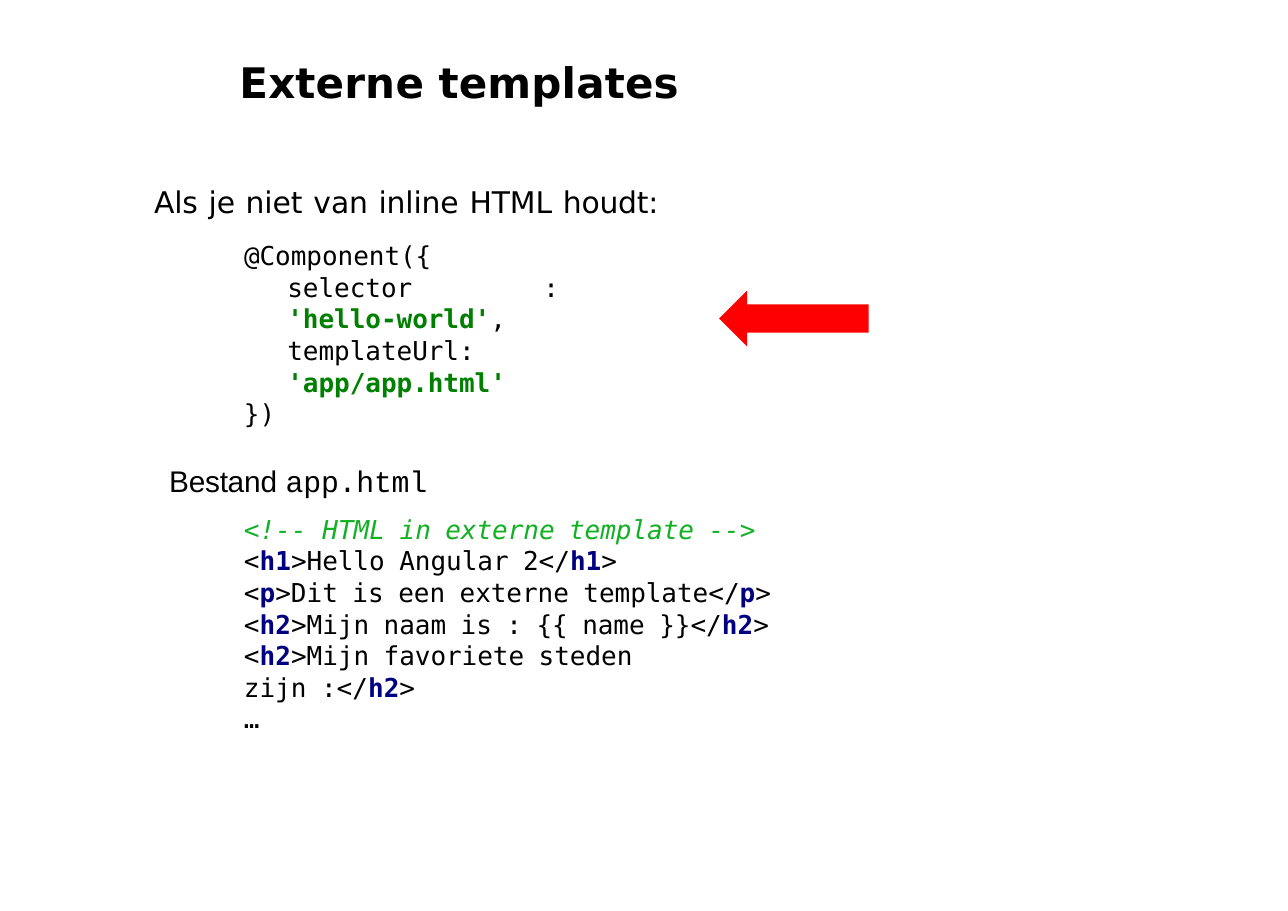
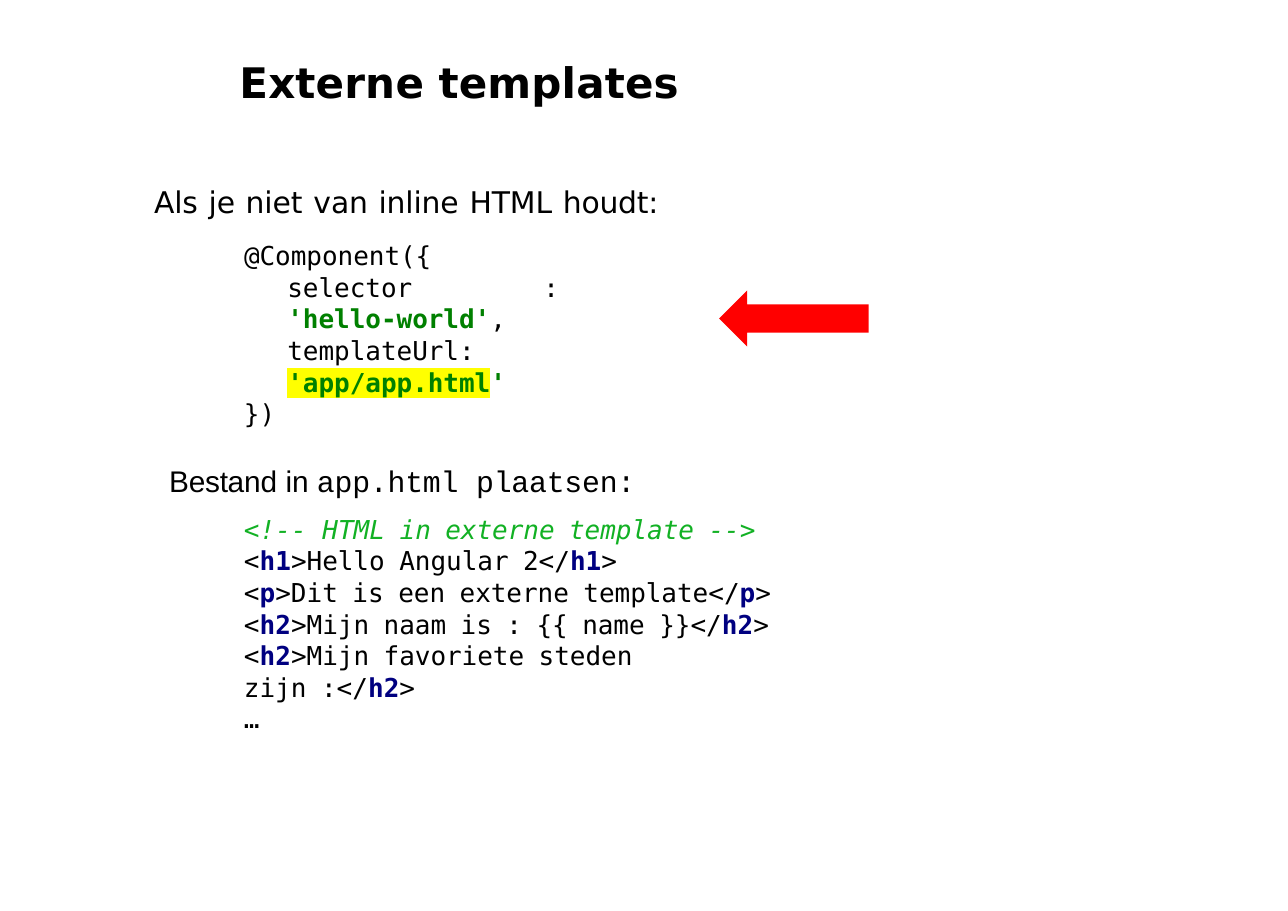
Before and after one commit to petereijgermans11/workshop-angular7, a slide deck: slide 15 of PPT/02- Angular Databinding.pptx. Drawn at 1288x911 pixels with LibreOffice and Linux fonts; fonts in the diff are those of the drawing. Boxes give left, top, right and bottom in pixels: in the first picture for what was removed or moved away, otherwise in the second. Text is boxed around its words. In the diff, an @@ line names an element or a change of style, - is before the commit and + after.

```diff
--- a/PPT/02- Angular Databinding.pptx
+++ b/PPT/02- Angular Databinding.pptx
@@ text at [287,277,506,397]: highlight none to #FFFF00 in "'app/app.html'" @@
@@ text at [169,470,635,499]: text changed @@
-Bestand app.html
+Bestand in app.html plaatsen:
```
Also in this commit, not shown: 8 other slides changed, 1 other file.
